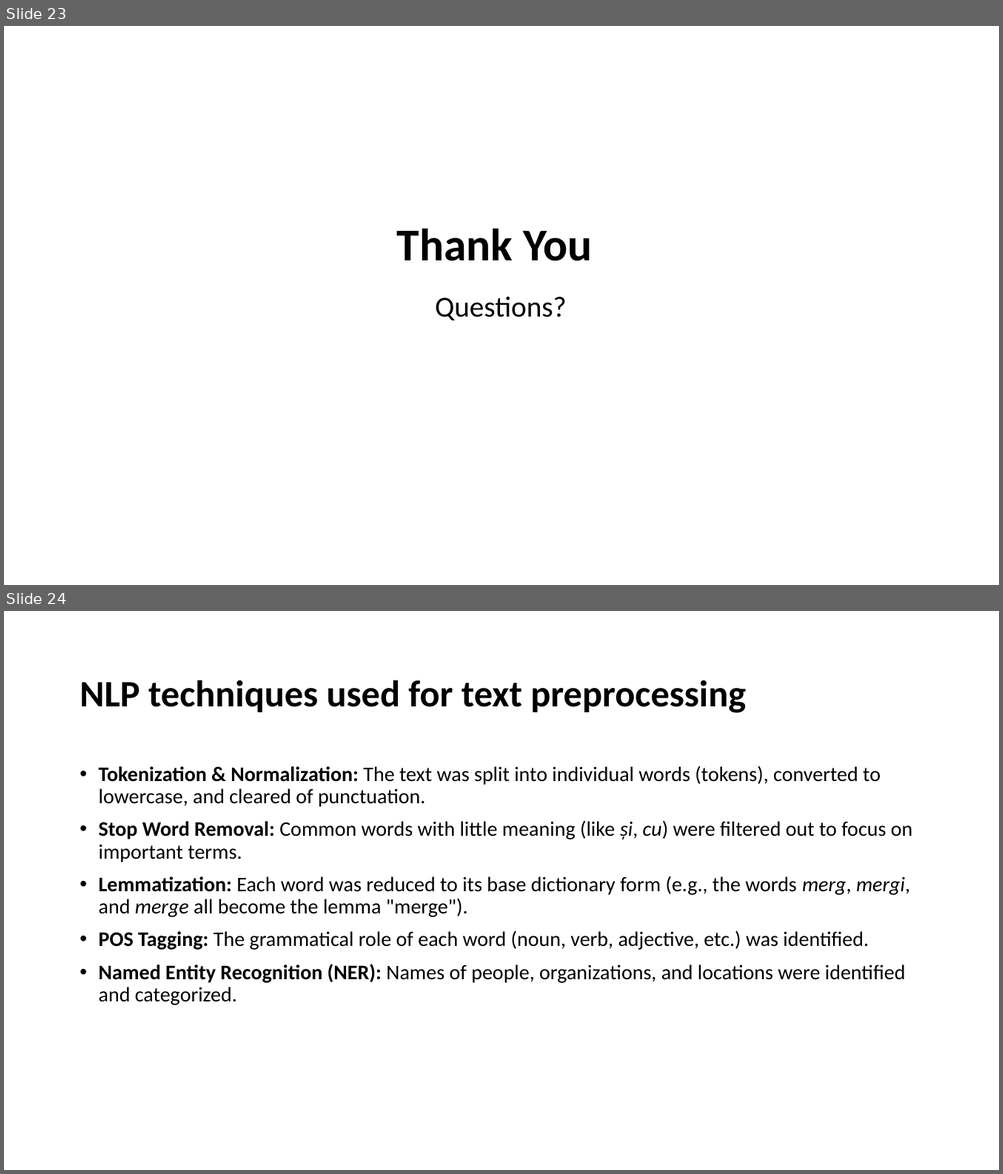
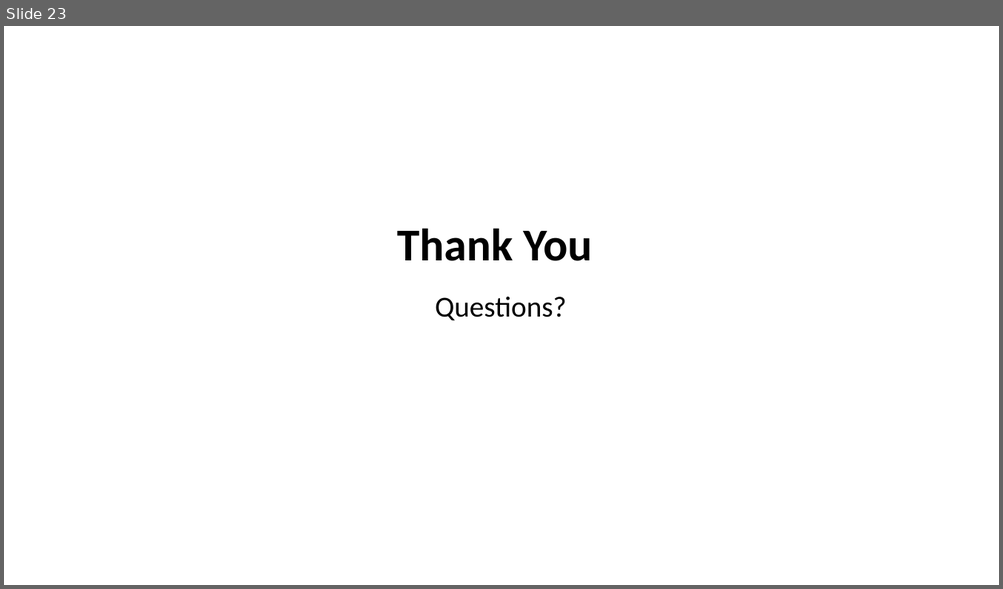
Before and after one commit to razvanxpop/romanian-fake-news-detection, a slide deck: documents/Presentation.pptx. Shown one above the other, each under a label of ours: slides 23 and 24 before the commit, slide 23 after it. The pictures are 1003x1174 and 1003x589 pixels, drawn with LibreOffice and Linux fonts; fonts in the diff are those of the drawing. Boxes give left, top, right and bottom in pixels: in the first picture for what was removed or moved away, otherwise in the second. Text is boxed around its words. In the diff, an @@ line names an element or a change of style, - is before the commit and + after.

```diff
--- a/documents/Presentation.pptx
+++ b/documents/Presentation.pptx
@@ slide 24 removed at [4, 611, 999, 1170], background #FFFFFF @@
@@ title removed at [79, 680, 745, 713] @@
-NLP techniques used for text preprocessing
@@ text removed at [99, 766, 913, 1005] @@
-• Tokenization & Normalization: The text was split into individual words (tokens), converted to lowercase, and cleared of punctuation.
-• Stop Word Removal: Common words with little meaning (like și, cu) were filtered out to focus on important terms.
-• Lemmatization: Each word was reduced to its base dictionary form (e.g., the words merg, mergi, and merge all become the lemma "merge").
-• POS Tagging: The grammatical role of each word (noun, verb, adjective, etc.) was identified.
-• Named Entity Recognition (NER): Names of people, organizations, and locations were identified and categorized.
```
Also in this commit, not shown: 10 other slides removed, 1 other file.
